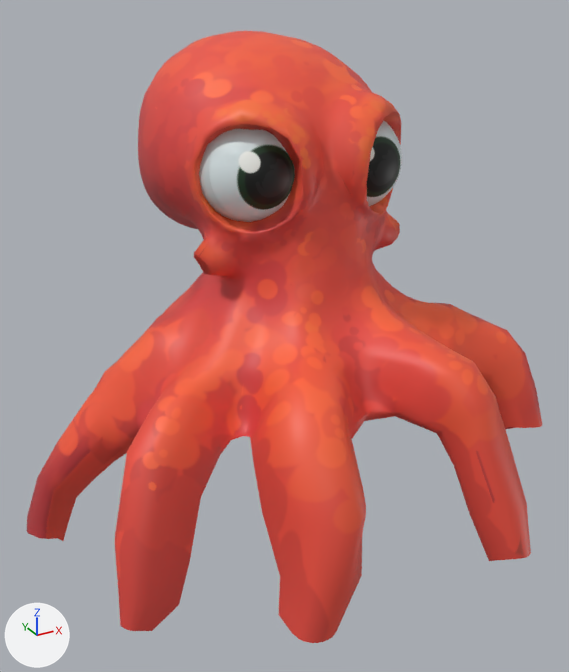
Before and after pictures for a commit that changed the FBX model Assets/3D/KrakenHead.fbx.
Both versions are drawn from a camera (50 mm lens) standing at (-6.39, -11.53, 4.62) and looking at (-0.34, -0.54, -0.88). Lighting does not change. The marker at lower left points along +X, +Y and +Z. Where no turn or scale is listed for an object, it has been applied to the vertices.

Names of what the first picture shows: 'EyeL.001', 'EyeR.001', 'Kraken Head.001'.
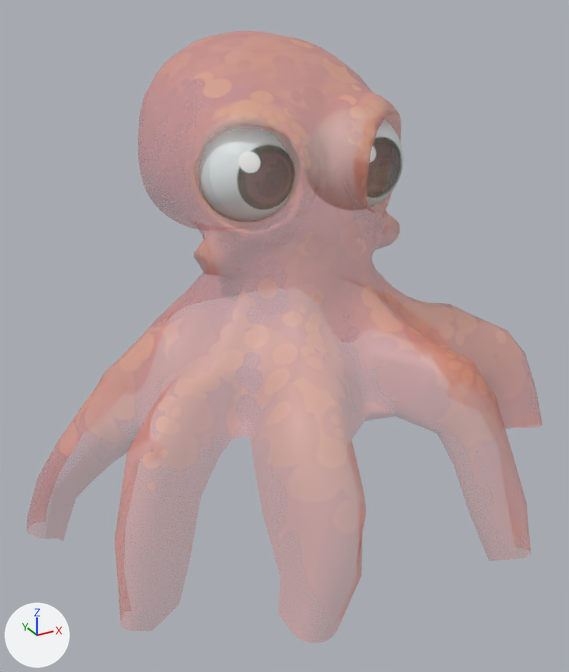
Commit message: New Kraken

The change, as JSON lines over the scene's bpy script:
```json
{"op": "set", "path": "img_kraken_head_png", "old": "load_image('Kraken Head.png', '../Textures/Kraken Head.png', 1024, 1024, 'sRGB')", "new": "load_image('Kraken Head.png', '../Textures/Kraken Head.png', 1024, 1024, 'Non-Color')"}
{"op": "set", "path": "img_kraken_eyes_png", "old": "load_image('Kraken Eyes.png', '../Textures/Kraken Eyes.png', 1024, 1024, 'sRGB')", "new": "load_image('Kraken Eyes.png', '../Textures/Kraken Eyes.png', 1024, 1024, 'Non-Color')"}
{"op": "add", "block": "mat_test_001", "code": "n3 = _N.new('ShaderNodeTexImage'); n3.name = 'Image Texture.001'"}
{"op": "add", "block": "mat_test_001", "code": "n3.image = img_kraken_head_png"}
{"block": "mat_test_001", "where": "n0 = _N.new('ShaderNodeBsdfPrincipled'); n0.name = 'Principled BSDF'"}
{"op": "add", "block": "mat_test_001", "code": "_L.new(n3.outputs[0], n0.inputs[4])  # 'Color' to 'Alpha'"}
{"op": "add", "block": "mat_eyes_001", "code": "n3 = _N.new('ShaderNodeTexImage'); n3.name = 'Image Texture.001'"}
{"op": "add", "block": "mat_eyes_001", "code": "n3.image = img_kraken_eyes_png"}
{"block": "mat_eyes_001", "where": "n0 = _N.new('ShaderNodeBsdfPrincipled'); n0.name = 'Principled BSDF'"}
{"op": "add", "block": "mat_eyes_001", "code": "_L.new(n3.outputs[0], n0.inputs[4])  # 'Color' to 'Alpha'"}
{"op": "add", "block": "me_sphere_003", "code": ["me_sphere_003 = bpy.data.meshes.new('Sphere.003')", "me_sphere_003.from_pydata(...)  # 482 vertices, 512 faces; spans x -0.81..0.81, y -0.82..0.82, z -0.82..0.82", "me_sphere_003.materials.append(mat_eyes_001)"]}
{"op": "add", "block": "ob_eyel_death", "code": ["ob_eyel_death = bpy.data.objects.new('EyeL.Death', me_sphere_003)", "ob_eyel_death.location = (0.97, -0.54, 2.02)"]}
```

What differs and where, as boxes [x1, y1, x2, y2] in the pictures (569 x 672 px):
```json
{"object": "Kraken Head.001", "change": "surface changed", "before": [27, 31, 542, 643], "after": [27, 31, 542, 643], "on screen": "red to pink"}
{"object": "EyeR.001", "change": "surface changed", "before": [199, 117, 300, 222], "after": [199, 117, 300, 222]}
{"object": "EyeL.Death", "change": "added", "after": [312, 111, 403, 210]}
{"object": "EyeL.001", "change": "surface changed", "before": [304, 109, 402, 206], "after": [304, 109, 402, 206]}
{"object": "EyeR.Death", "change": "now drawn", "after": [194, 118, 295, 207]}
```
